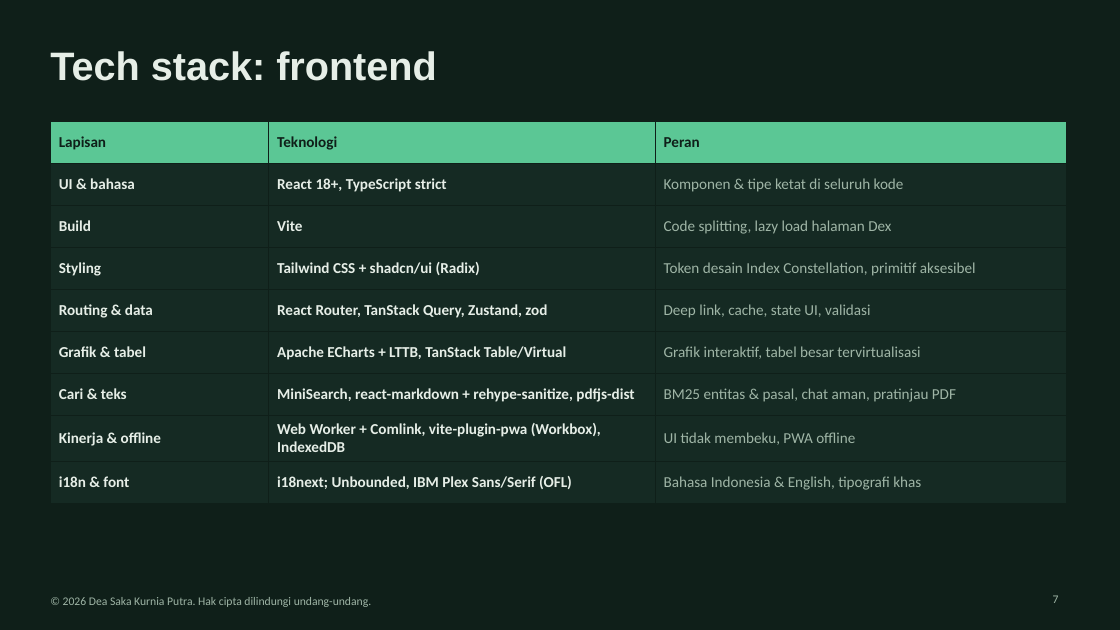
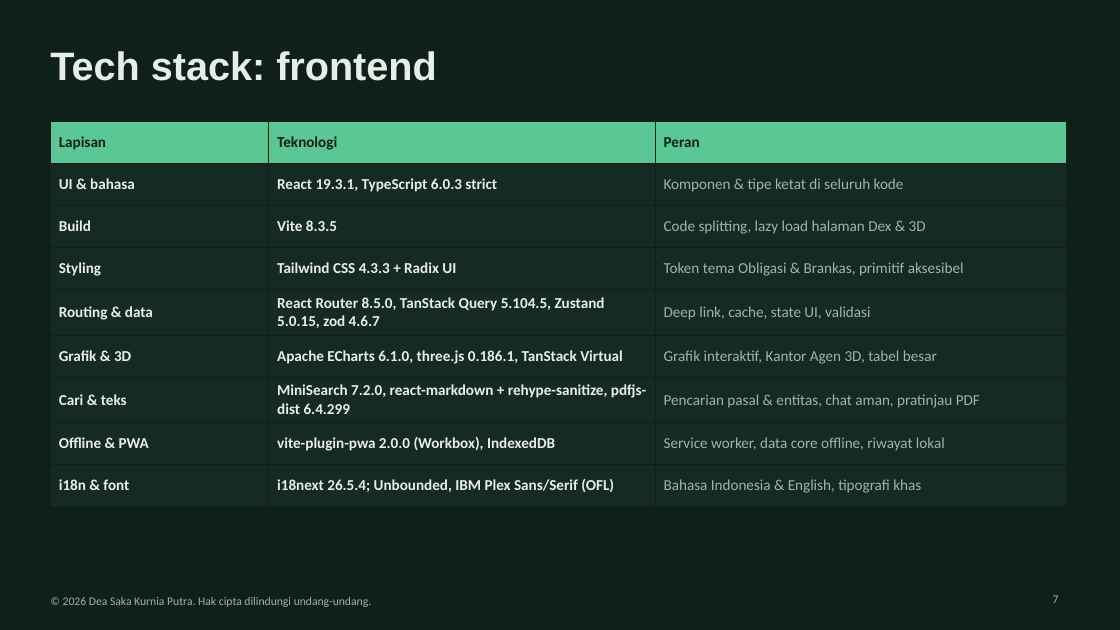
Before and after one commit to DSKPutra/askfolio, a slide deck: slide 7 of kit/whitepaper/Finandex_UTS_Kelompok.pptx. Drawn at 1120x630 pixels with LibreOffice and Linux fonts; fonts in the diff are those of the drawing. Boxes give left, top, right and bottom in pixels: in the first picture for what was removed or moved away, otherwise in the second. Text is boxed around its words. In the diff, an @@ line names an element or a change of style, - is before the commit and + after.

```diff
--- a/kit/whitepaper/Finandex_UTS_Kelompok.pptx
+++ b/kit/whitepaper/Finandex_UTS_Kelompok.pptx
@@ table at <box>50,122,1067,497</box> @@
-row 2, column 2: React 18+, TypeScript strict
+row 2, column 2: React 19.3.1, TypeScript 6.0.3 strict
-row 3, column 2: Vite
+row 3, column 2: Vite 8.3.5
-row 3, column 3: Code splitting, lazy load halaman Dex
+row 3, column 3: Code splitting, lazy load halaman Dex & 3D
-row 4, column 2: Tailwind CSS + shadcn/ui (Radix)
+row 4, column 2: Tailwind CSS 4.3.3 + Radix UI
-row 4, column 3: Token desain Index Constellation, primitif aksesibel
+row 4, column 3: Token tema Obligasi & Brankas, primitif aksesibel
-row 5, column 2: React Router, TanStack Query, Zustand, zod
+row 5, column 2: React Router 8.5.0, TanStack Query 5.104.5, Zustand 5.0.15, zod 4.6.7
-row 6: Grafik & tabel | Apache ECharts + LTTB, TanStack Table/Virtual | Grafik interaktif, tabel besar tervirtualisasi
+row 6: Grafik & 3D | Apache ECharts 6.1.0, three.js 0.186.1, TanStack Virtual | Grafik interaktif, Kantor Agen 3D, tabel besar
-row 7, column 2: MiniSearch, react-markdown + rehype-sanitize, pdfjs-dist
+row 7, column 2: MiniSearch 7.2.0, react-markdown + rehype-sanitize, pdfjs-dist 6.4.299
-row 7, column 3: BM25 entitas & pasal, chat aman, pratinjau PDF
+row 7, column 3: Pencarian pasal & entitas, chat aman, pratinjau PDF
-row 8: Kinerja & offline | Web Worker + Comlink, vite-plugin-pwa (Workbox), IndexedDB | UI tidak membeku, PWA offline
+row 8: Offline & PWA | vite-plugin-pwa 2.0.0 (Workbox), IndexedDB | Service worker, data core offline, riwayat lokal
-row 9, column 2: i18next; Unbounded, IBM Plex Sans/Serif (OFL)
+row 9, column 2: i18next 26.5.4; Unbounded, IBM Plex Sans/Serif (OFL)
```
Also in this commit, not shown: 12 other slides changed, 2 slides added, 9 other files.
